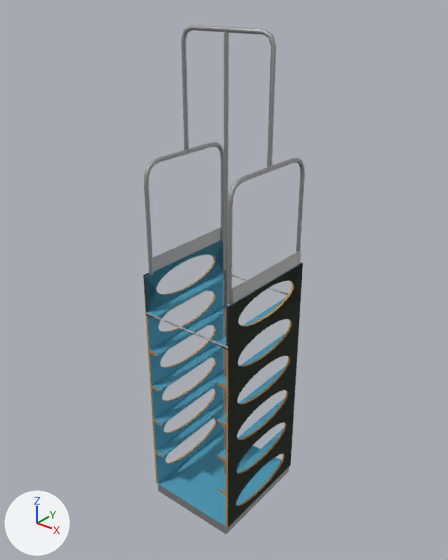
Renders of the glTF model Assets/Vertical_Stairs/Vertical_Stairs.glb from each side of a commit.
Both versions are drawn from a camera (50 mm lens) standing at (3.15, -4.49, 2.34) and looking at (-0.04, -0.5, -0.14). Every picture has the same lights, and +X, +Y and +Z are marked at lower left.

Names of what the first picture shows: 'Vertical_Stairs_End', 'Vertical_Stairs_Step', 'Vertical_Stairs_Top'.
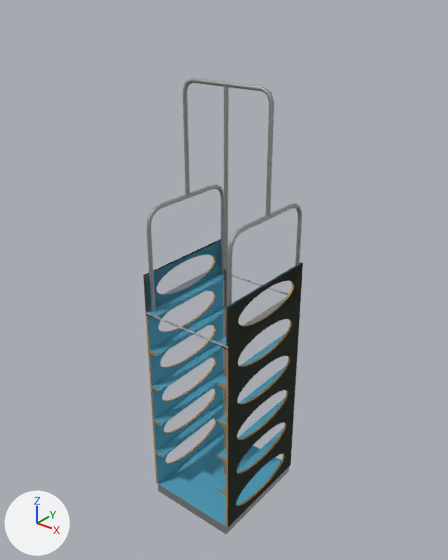
What differs and where, as boxes [x1, y1, x2, y2] in the pictures (448 x 560 px):
'Vertical_Stairs_Top', moved
    before: [144, 25, 305, 304]
    after: [147, 78, 302, 326]

The change, as a list of edits to the scene's bpy script:
```text
Change ob_vertical_stairs_top:
    ob_vertical_stairs_top.location: (0.0, 0.0, 0.0) -> (0.0, 0.0, -0.4)
```
